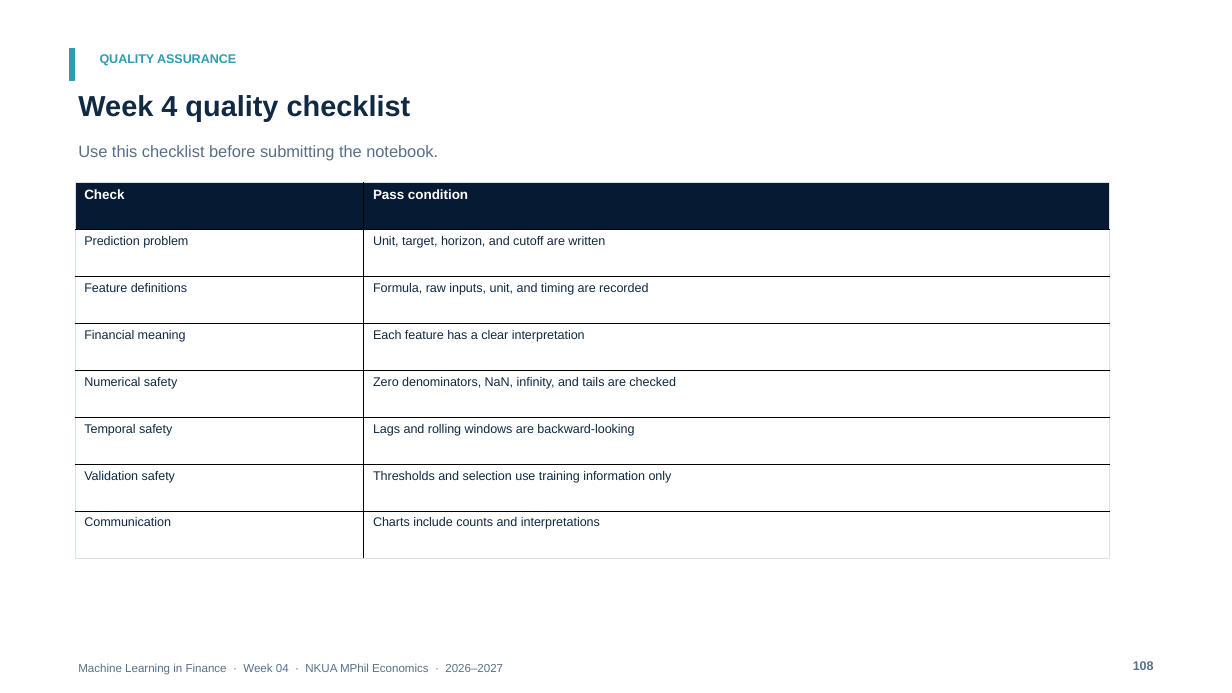
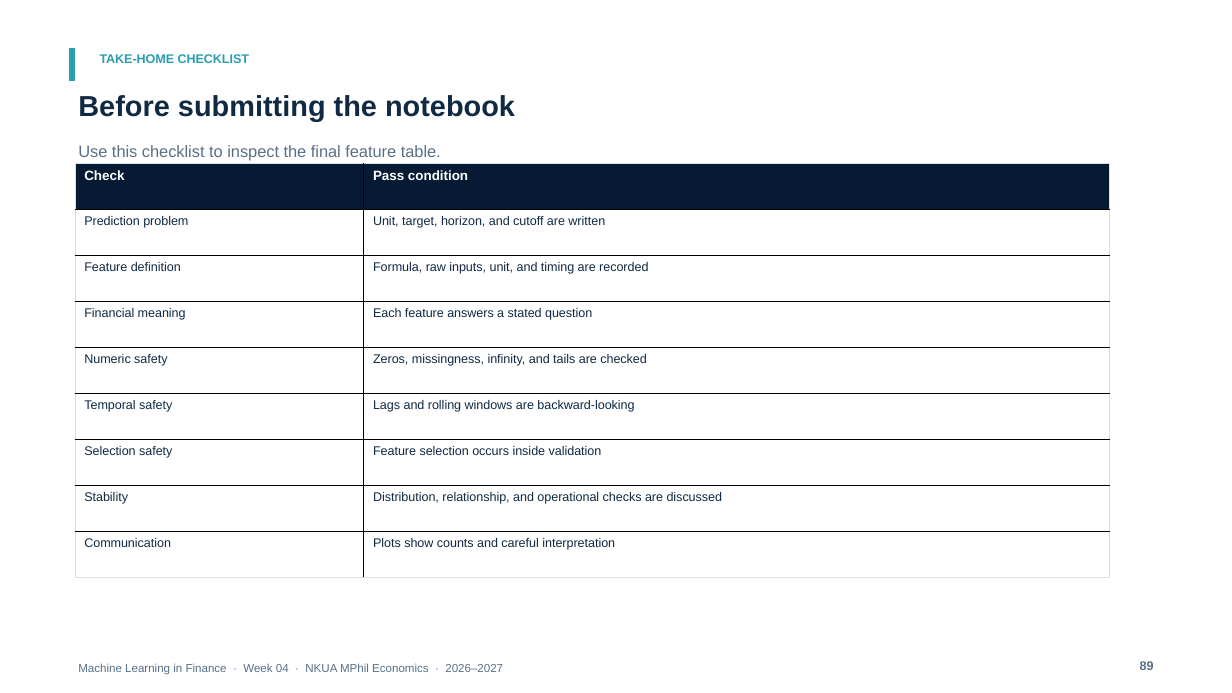
Before and after one commit to fkottas/Teaching-Courses, a slide deck: slide 89 of Machine Learning in Finance/2026-2027/lectures/week-04/slides/Lecture_04_Feature_Engineering_for_Financial_Data_2026-2027.pptx (slide 108 before the commit). Drawn at 1232x693 pixels with LibreOffice and Linux fonts; fonts in the diff are those of the drawing. Boxes give left, top, right and bottom in pixels: in the first picture for what was removed or moved away, otherwise in the second. Text is boxed around its words. In the diff, an @@ line names an element or a change of style, - is before the commit and + after.

Commit message:
Refine Week 4 deck and add scorecard binning methods

```diff
--- a/Machine Learning in Finance/2026-2027/lectures/week-04/slides/Lecture_04_Feature_Engineering_for_Financial_Data_2026-2027.pptx
+++ b/Machine Learning in Finance/2026-2027/lectures/week-04/slides/Lecture_04_Feature_Engineering_for_Financial_Data_2026-2027.pptx
@@ text at bbox=[100, 54, 249, 63]: text changed @@
-QUALITY ASSURANCE
+TAKE-HOME CHECKLIST
@@ text at bbox=[78, 95, 515, 121]: text changed @@
-Week 4 quality checklist
+Before submitting the notebook
@@ text at bbox=[78, 145, 441, 161]: text changed @@
-Use this checklist before submitting the notebook.
+Use this checklist to inspect the final feature table.
@@ table at bbox=[75, 164, 1109, 578] @@
-row 3, column 1: Feature definitions
+row 3, column 1: Feature definition
-row 4, column 2: Each feature has a clear interpretation
+row 4, column 2: Each feature answers a stated question
-row 5, column 1: Numerical safety
+row 5, column 1: Numeric safety
-row 5, column 2: Zero denominators, NaN, infinity, and tails are checked
+row 5, column 2: Zeros, missingness, infinity, and tails are checked
-row 7: Validation safety | Thresholds and selection use training information only
-row 8: Communication | Charts include counts and interpretations
+row 7: Selection safety | Feature selection occurs inside validation
+row 8: Stability | Distribution, relationship, and operational checks are discussed
+row 9: Communication | Plots show counts and careful interpretation
@@ table: place and size @@
-table at bbox=[75, 183, 1109, 558]
+table at bbox=[75, 164, 1109, 578]
@@ text at bbox=[1140, 661, 1154, 670]: text changed @@
-108
+89
```
Also in this commit, not shown: 32 other slides changed, 57 slides added, 76 slides removed, 3 other files.
